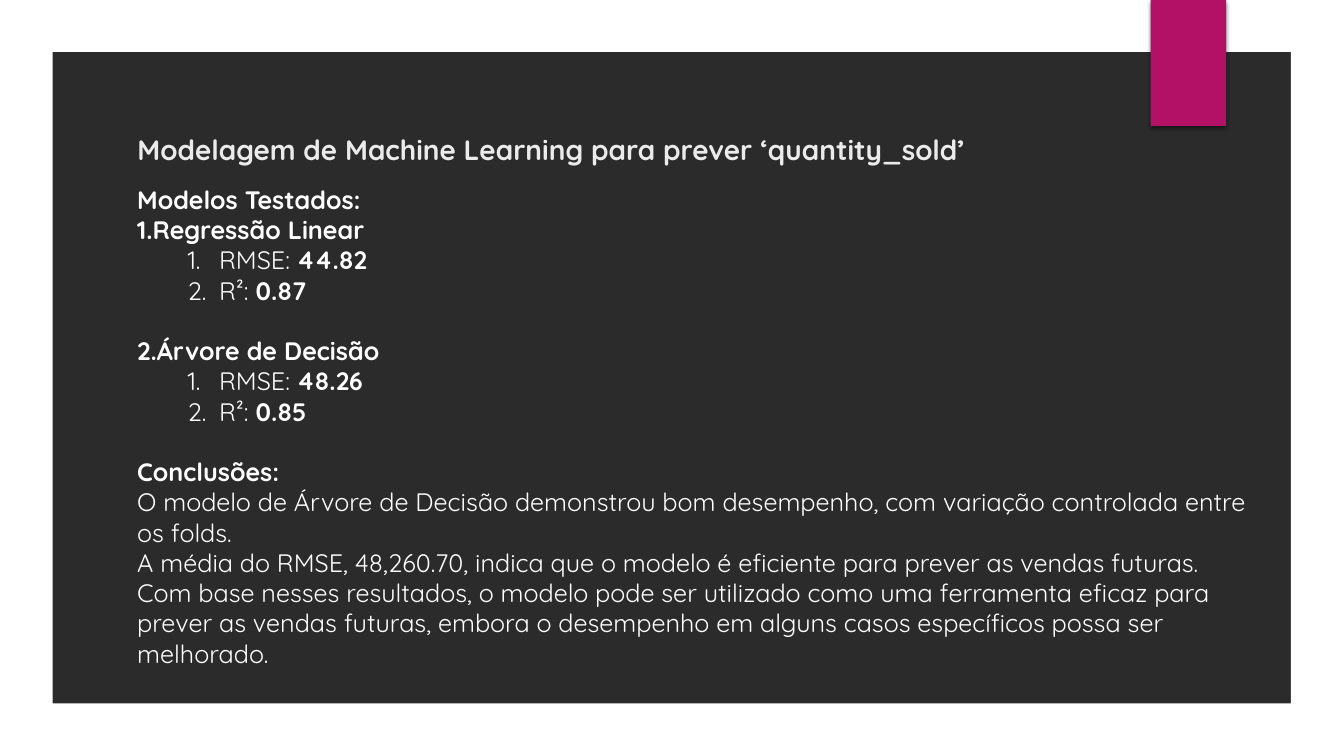
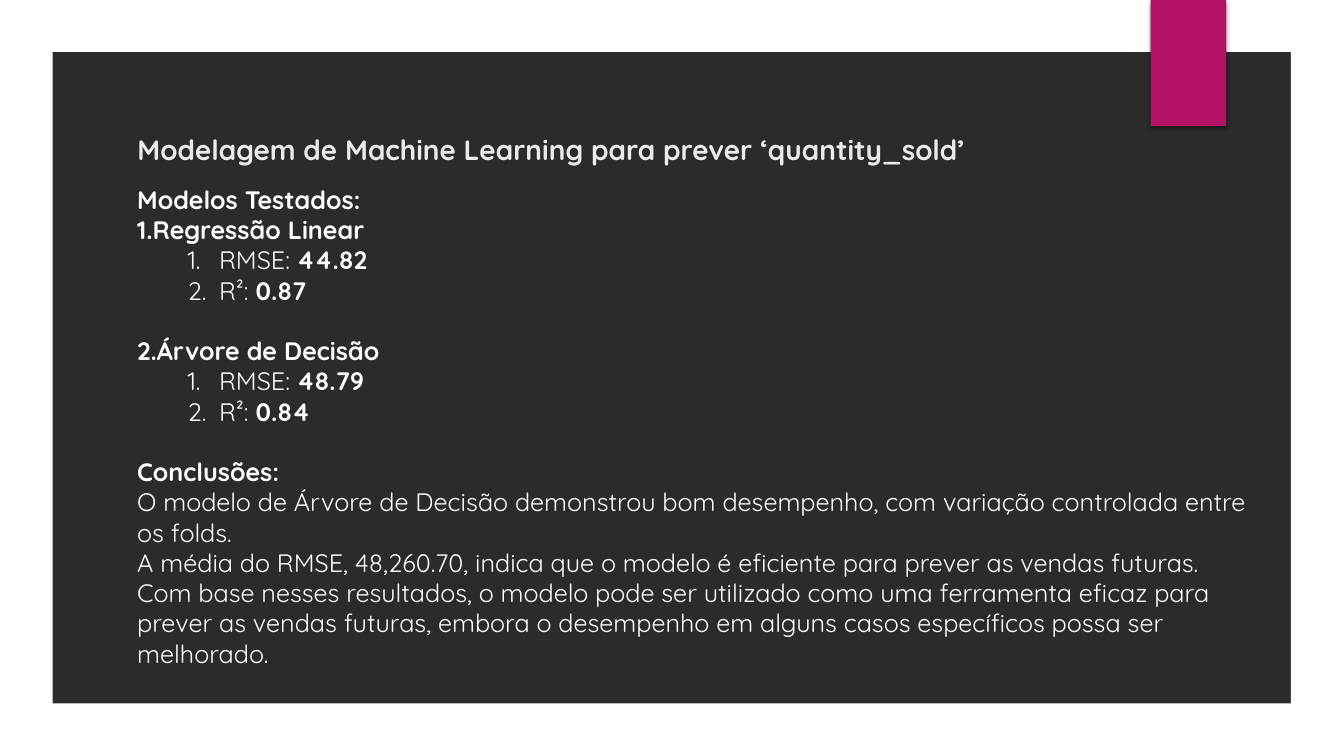
Before and after one commit to iagooteles/projeto_final_infinity, a slide deck: slide 11 of apresentacao_ds_infinity.pptx. Drawn at 1344x756 pixels with LibreOffice and Linux fonts; fonts in the diff are those of the drawing; background and template pictures are left out; a plain dark background stands for a picture behind light text. Boxes give left, top, right and bottom in pixels: in the first picture for what was removed or moved away, otherwise in the second. Text is boxed around its words. In the diff, an @@ line names an element or a change of style, - is before the commit and + after.

```diff
--- a/apresentacao_ds_infinity.pptx
+++ b/apresentacao_ds_infinity.pptx
@@ text at [219, 372, 364, 422]: text changed @@
-  1. RMSE: 48.26
-  2. R²: 0.85
+  1. RMSE: 48.79
+  2. R²: 0.84
```
Also in this commit, not shown: 1 other slide changed, 2 other files.
